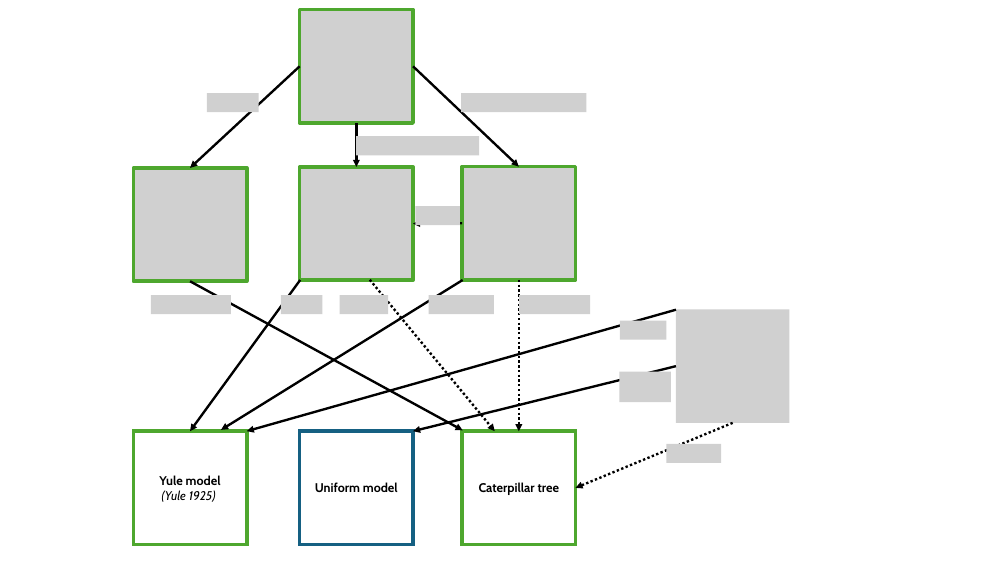
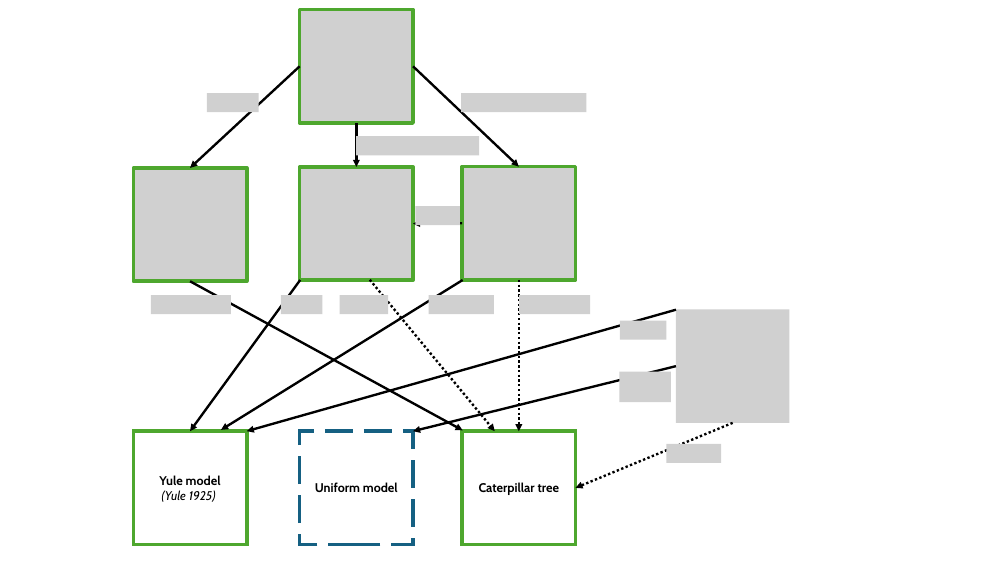
Before and after one commit to dbauman18/biased_speciation_calculation, a slide deck: slide 7 of figures/Figures.pptx. Drawn at 1008x567 pixels with LibreOffice and Linux fonts; fonts in the diff are those of the drawing; grey boxes stand for pictures. Boxes give left, top, right and bottom in pixels: in the first picture for what was removed or moved away, otherwise in the second. Text is boxed around its words. In the diff, an @@ line names an element or a change of style, - is before the commit and + after.

```diff
--- a/figures/Figures.pptx
+++ b/figures/Figures.pptx
@@ rectangle "Uniform model" at bbox=[299, 431, 413, 544]: outline #156082 4.5 pt to #156082 4.5 pt dashed @@
```
Also in this commit, not shown: 4 other files.
